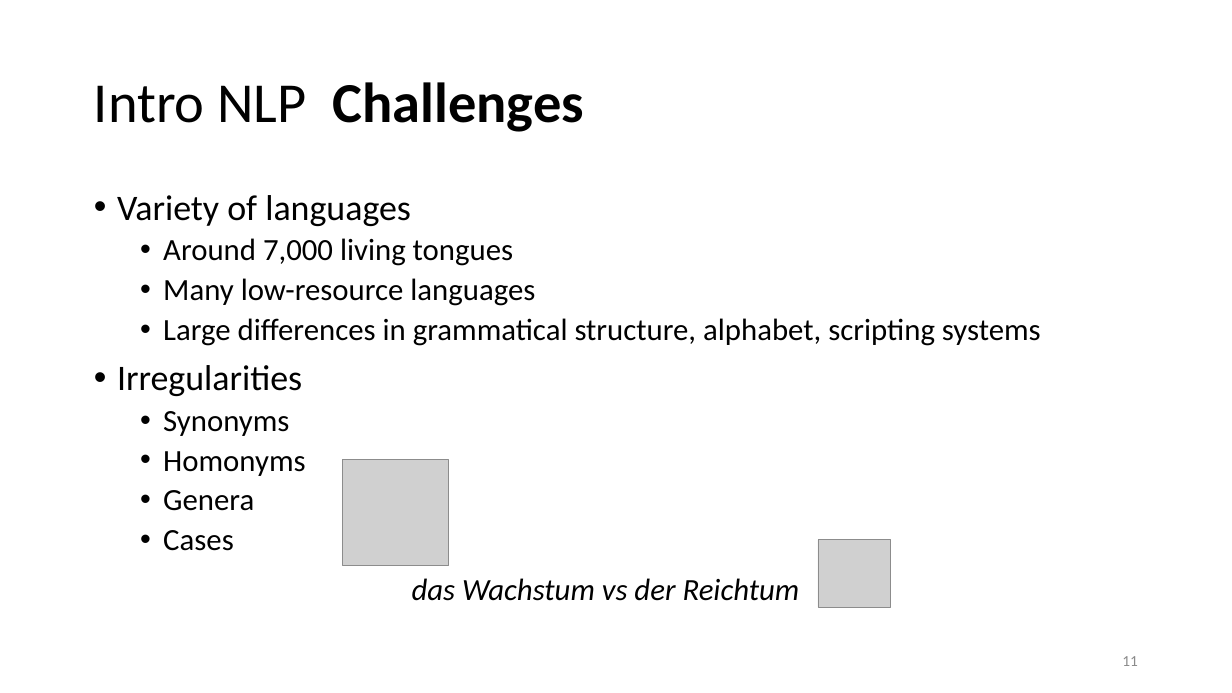
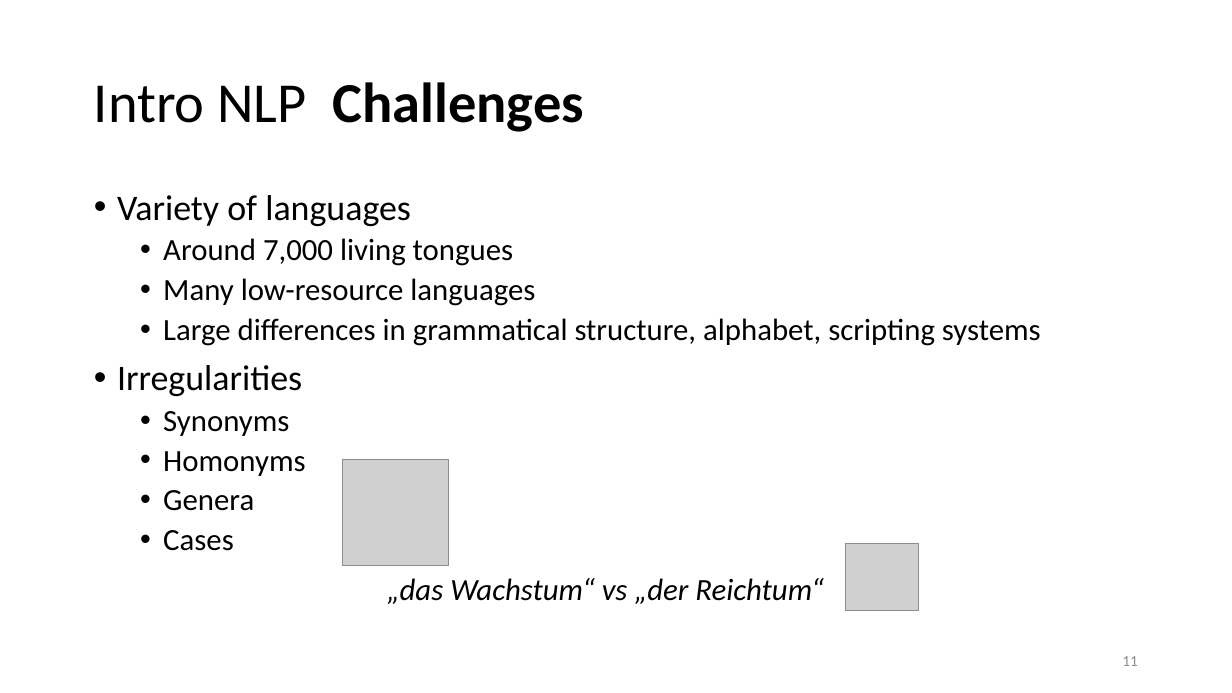
Before and after one commit to lisa-wm/consulting, a slide deck: slide 11 of 5_seminar/Contents_Part_01/Präsentation_Teil1.pptx. Drawn at 1232x693 pixels with LibreOffice and Linux fonts; fonts in the diff are those of the drawing; grey boxes stand for pictures. Boxes give left, top, right and bottom in pixels: in the first picture for what was removed or moved away, otherwise in the second. Text is boxed around its words. In the diff, an @@ line names an element or a change of style, - is before the commit and + after.

```diff
--- a/5_seminar/Contents_Part_01/Präsentation_Teil1.pptx
+++ b/5_seminar/Contents_Part_01/Präsentation_Teil1.pptx
@@ picture: place and size @@
-picture at bbox=[818, 540, 891, 607]
+picture at bbox=[846, 543, 919, 611]
@@ text in speech box at bbox=[387, 578, 824, 604]: text changed @@
-das Wachstum vs der Reichtum
+„das Wachstum“ vs „der Reichtum“
```
Also in this commit, not shown: 14 other slides changed, 8 slides added, 2 slides removed, 4 other files.
